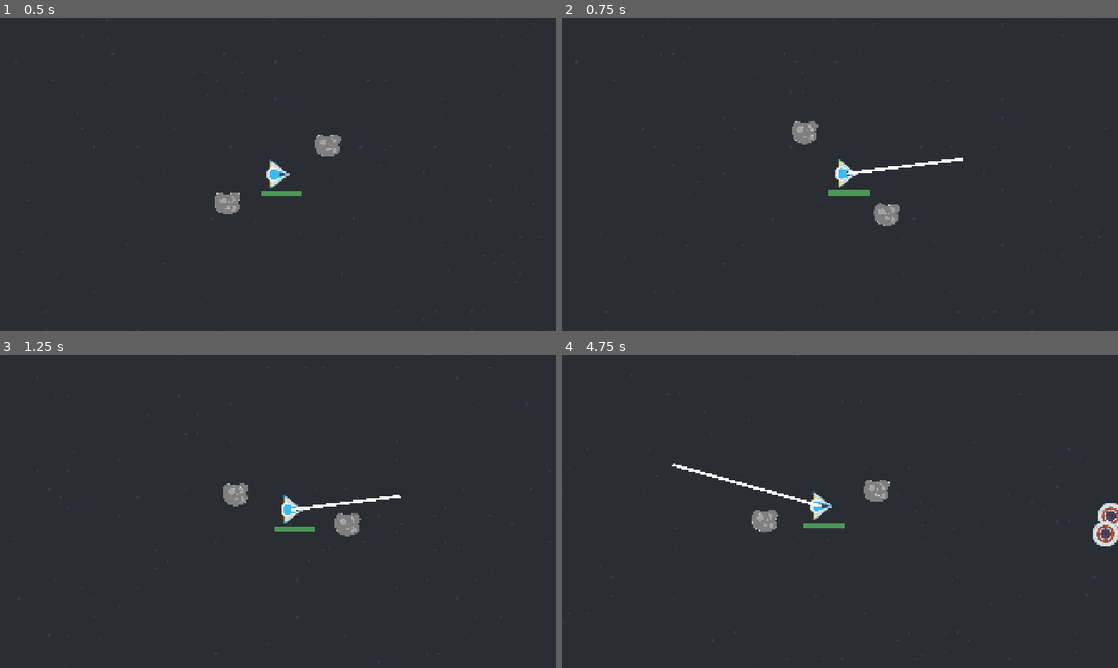
Above: before the commit, frames 1-4 (two rows, left to right).
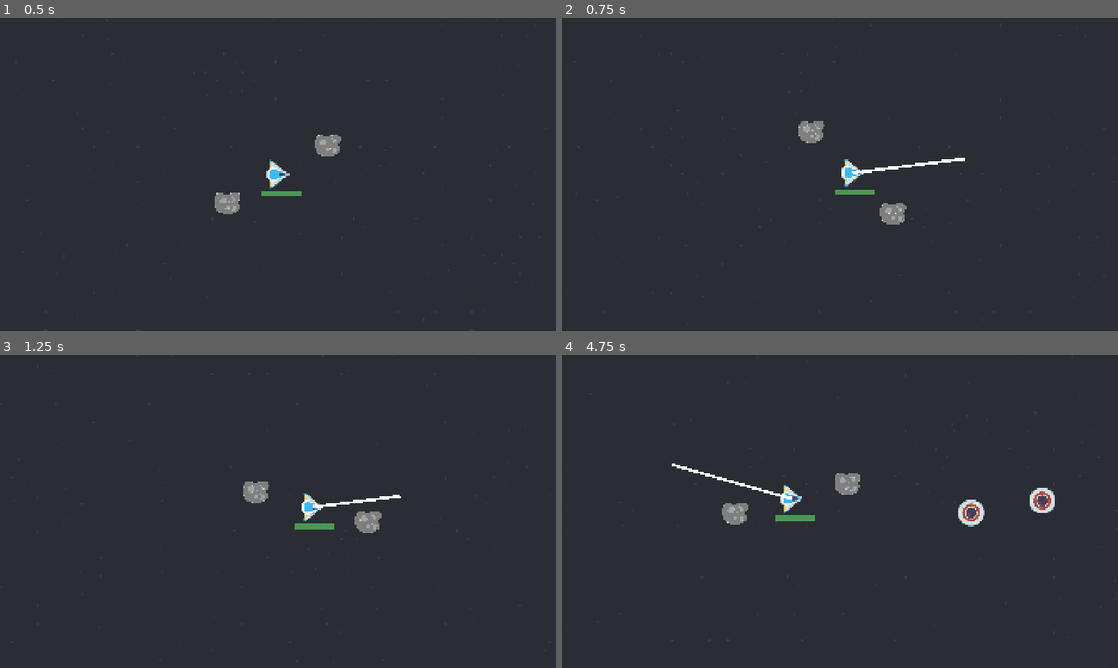
Above: after the commit, the same moments.

Repository: two-sticks-and-a-rock/space-arcade
Game: Godot game, scene res://scenes/main.tscn
The game is run twice, just before and just after one commit, with the same random seed, the same clock (stepped at 60 frames per second) and the same inputs.
Inputs (mouse positions are in pixels of both pictures, inside the frame that each line leads up to):
- Up to frame 1 (0.5 s): no input
- Up to frame 2 (0.75 s): move the mouse to (962, 158) at 0.52 s; click (962, 158) at 0.6 s
- Up to frame 3 (1.25 s): no input
- Up to frame 4 (4.75 s): move the mouse to (728, 527) at 1.27 s; click (728, 527) at 1.35 s; move the mouse to (895, 442) at 2.02 s; click (895, 442) at 2.1 s; move the mouse to (812, 574) at 2.77 s; click (812, 574) at 2.85 s; move the mouse to (1006, 558) at 3.52 s; click (1006, 558) at 3.6 s; move the mouse to (673, 464) at 4.27 s; click (673, 464) at 4.35 s

Frame 1 is identical in both runs. In frame 2, 0.8% of the frame differs, in the area x 41-73%, y 32-67%; in frame 3, 1.5%; in frame 4, 2.9%, in the area x 19-100%, y 34-62%.

Commit message:
exponential decay for velocity

Diff:
--- a/scenes/MOVER.gd
+++ b/scenes/MOVER.gd
@@ -4,6 +4,9 @@
 var speed : float = 0.0
 
 var velocity
+
+func exp_decay(a: Vector2, b: Vector2, decay: float, delta: float):
+	return b+(a-b)*exp(-decay*delta)
 
 func reset() -> void:
 	direction = Vector2.ZERO
@@ -12,6 +15,7 @@
 func get_movement() -> Vector2:
 	return velocity
 
-func _physics_process(_delta):
-	velocity = direction * speed
-	direction = lerp(direction, Vector2.ZERO, 0.01)
+func _physics_process(delta):
+	velocity = direction * speed * 2
+	# direction = lerp(direction, Vector2.ZERO, 0.01)
+	direction = exp_decay(direction, Vector2.ZERO, 0.1, delta)
